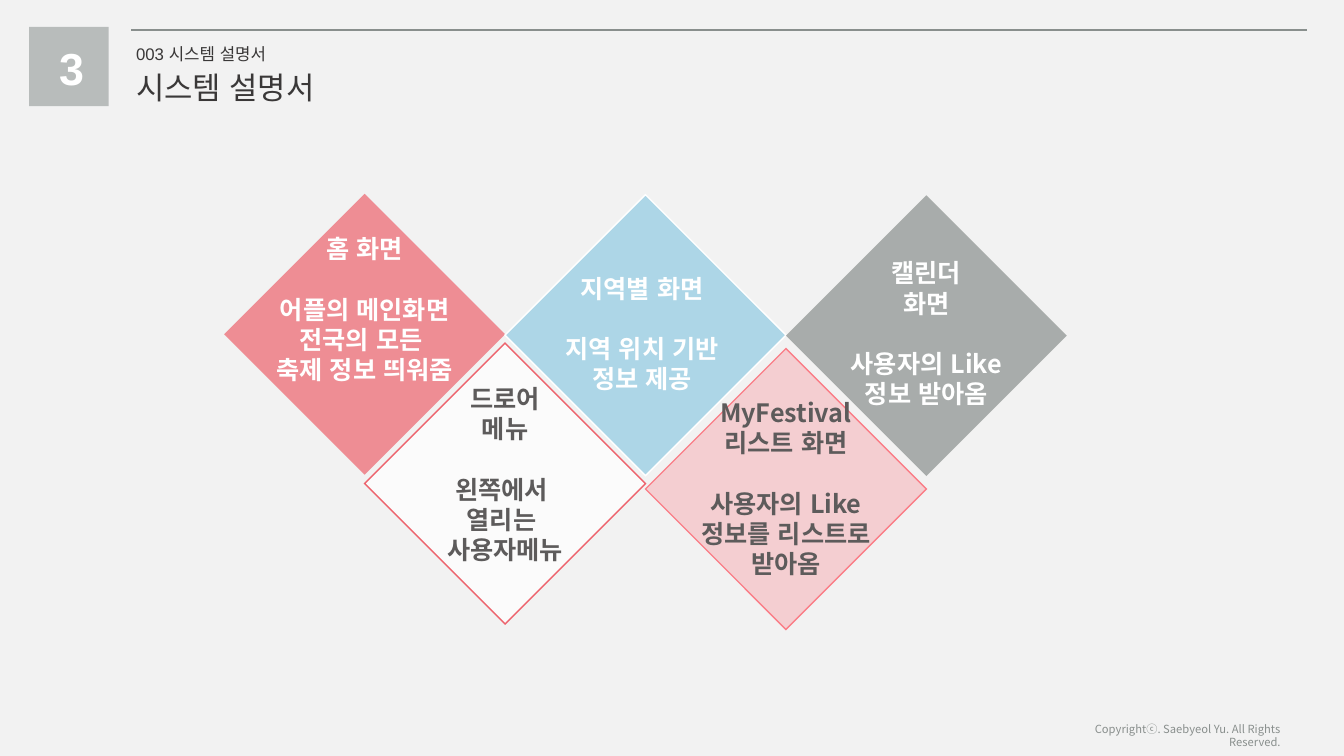
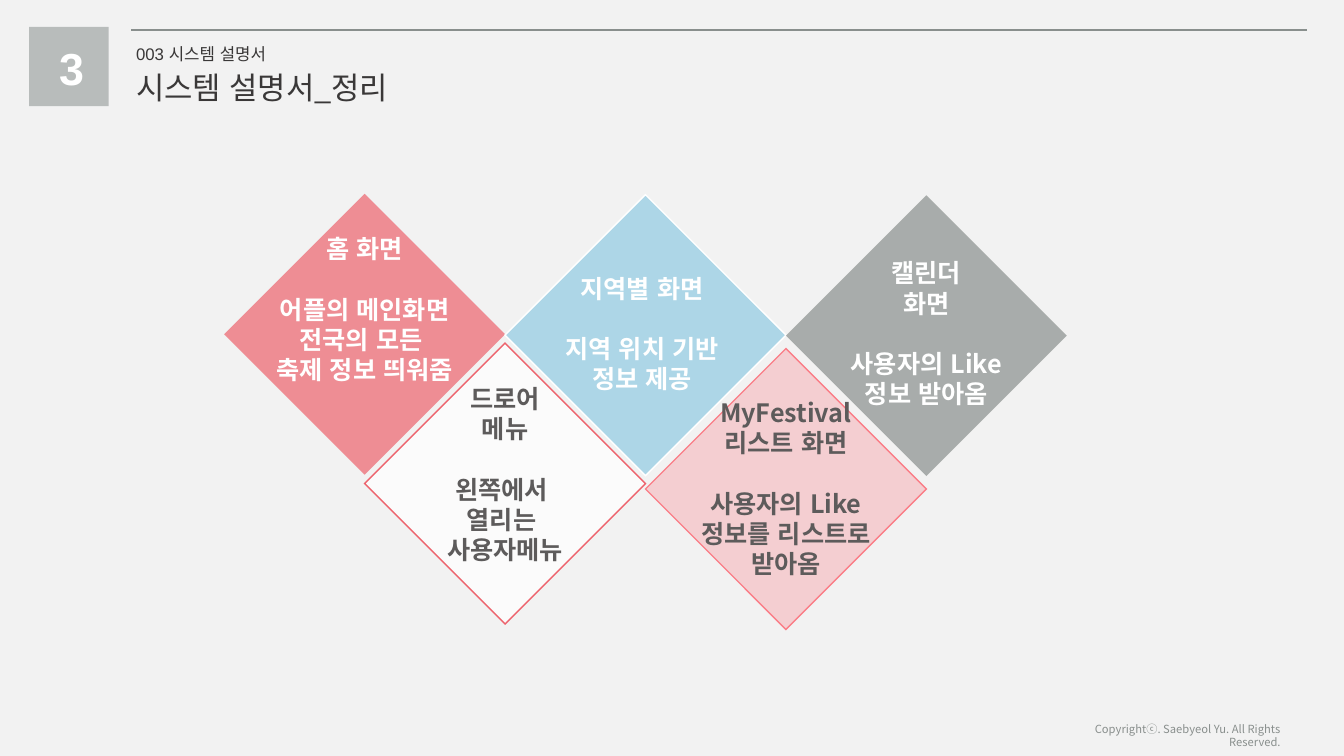
Before and after one commit to whale14/daelimProject, a slide deck: slide 16 of 졸업작품_구현환경 및 시스템 설명서_김다빈, 이상규, 차혜연.pptx (slide 13 before the commit). Drawn at 1344x756 pixels with LibreOffice and Linux fonts; fonts in the diff are those of the drawing. Boxes give left, top, right and bottom in pixels: in the first picture for what was removed or moved away, otherwise in the second. Text is boxed around its words. In the diff, an @@ line names an element or a change of style, - is before the commit and + after.

```diff
--- a/졸업작품_구현환경 및 시스템 설명서_김다빈, 이상규, 차혜연.pptx
+++ b/졸업작품_구현환경 및 시스템 설명서_김다빈, 이상규, 차혜연.pptx
@@ text at (x1=136, y1=73, x2=389, y2=104): text changed @@
-시스템 설명서
+시스템 설명서_정리
```
Also in this commit, not shown: 3 other slides changed, 3 slides added, 5 other files.
